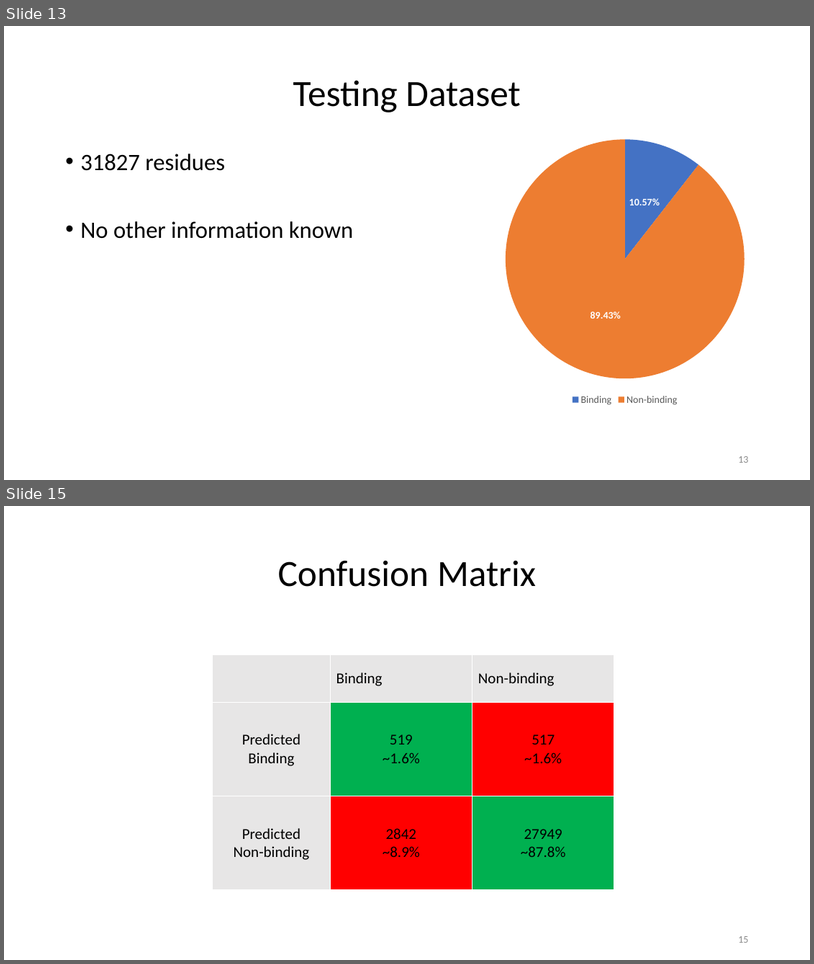
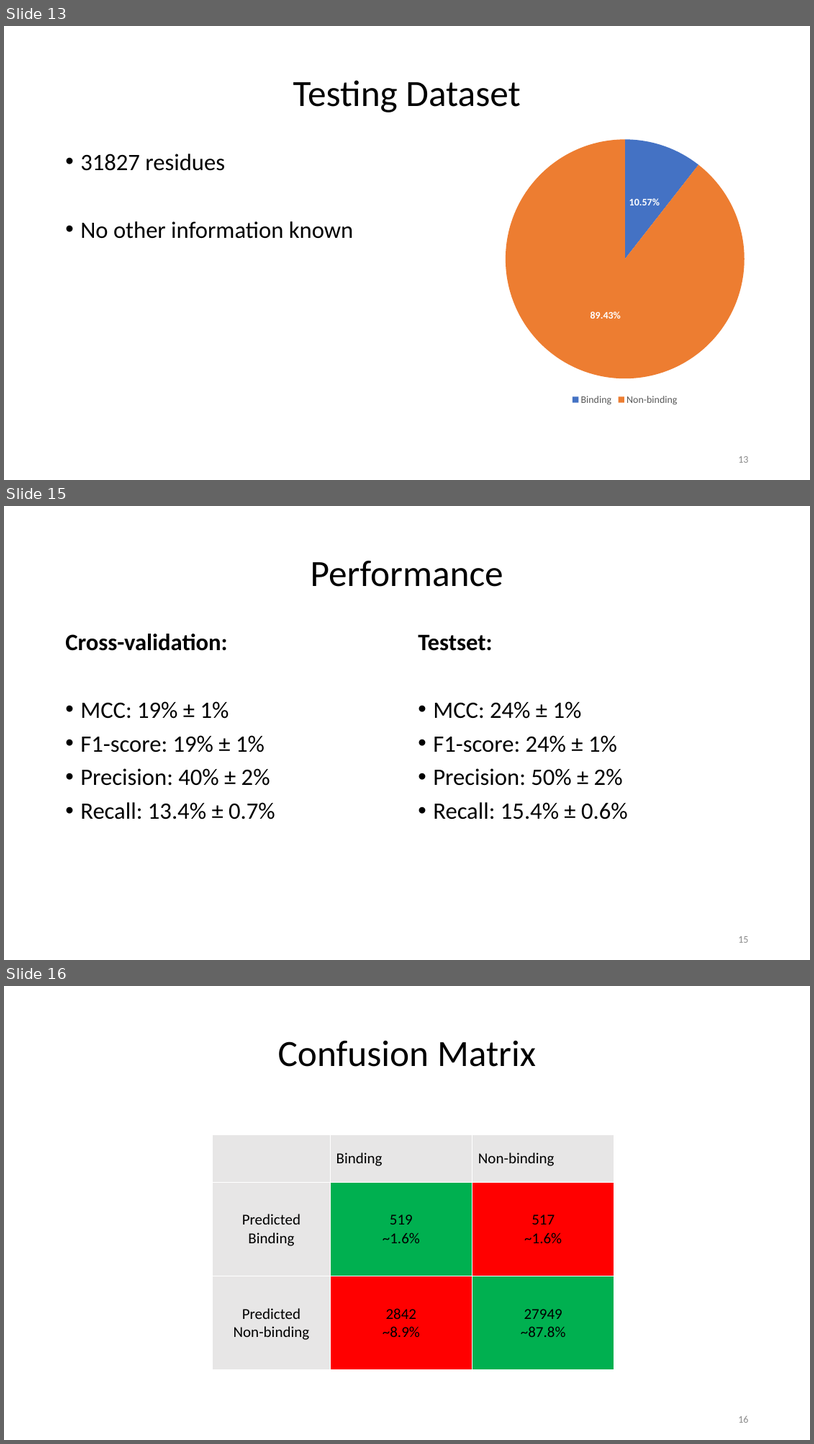
Before and after one commit to paulhager/ProteinPrediction1, a slide deck: BLOSUMscoresComparedToSingleSNAPscores.pptx. Shown one above the other, each under a label of ours: slides 13 and 15 before the commit, slides 13, 15 and 16 after it; the slides between them are not shown. The pictures are 814x964 and 814x1444 pixels, drawn with LibreOffice and Linux fonts; fonts in the diff are those of the drawing; background and template pictures are left out. Boxes give left, top, right and bottom in pixels: in the first picture for what was removed or moved away, otherwise in the second. Text is boxed around its words. In the diff, an @@ line names an element or a change of style, - is before the commit and + after.

```diff
--- a/BLOSUMscoresComparedToSingleSNAPscores.pptx
+++ b/BLOSUMscoresComparedToSingleSNAPscores.pptx
@@ slide 15 added at (4, 506, 810, 960), background #FFFFFF @@
@@ title added at (311, 561, 504, 587), 44 pt, text #000000 @@
+Performance
@@ text added at (65, 633, 275, 819), 28 pt, text #000000 @@
+Cross-validation:
+• MCC: 19% ± 1%
+• F1-score: 19% ± 1%
+• Precision: 40% ± 2%
+• Recall: 13.4% ± 0.7%
@@ text added at (418, 634, 628, 819), 28 pt, text #000000 @@
+Testset:
+• MCC: 24% ± 1%
+• F1-score: 24% ± 1%
+• Precision: 50% ± 2%
+• Recall: 15.4% ± 0.6%
@@ page number added at (738, 936, 748, 942), 12 pt, text #8C8C8C @@
+15
@@ what was slide 15 is now slide 16 @@
```
Also in this commit, not shown: 1 slide changed.
